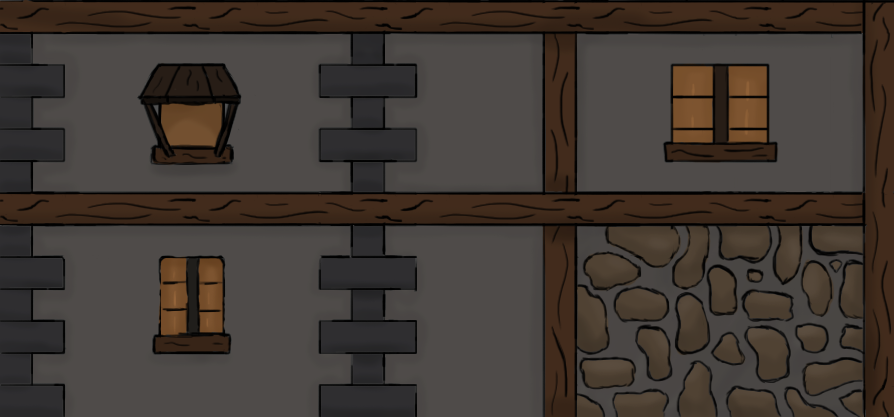
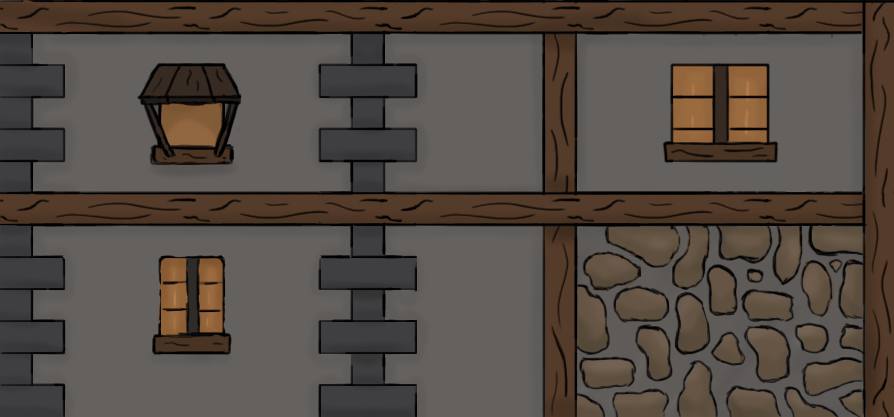
Comparing the layer stacks of the two (894, 417) images. Changes:
added layer "Calque 35" (3%) above "Calque 34" over [0,0,894,417]
hid "Calque 34", opacity 18% → 22% over [0,0,894,417]
